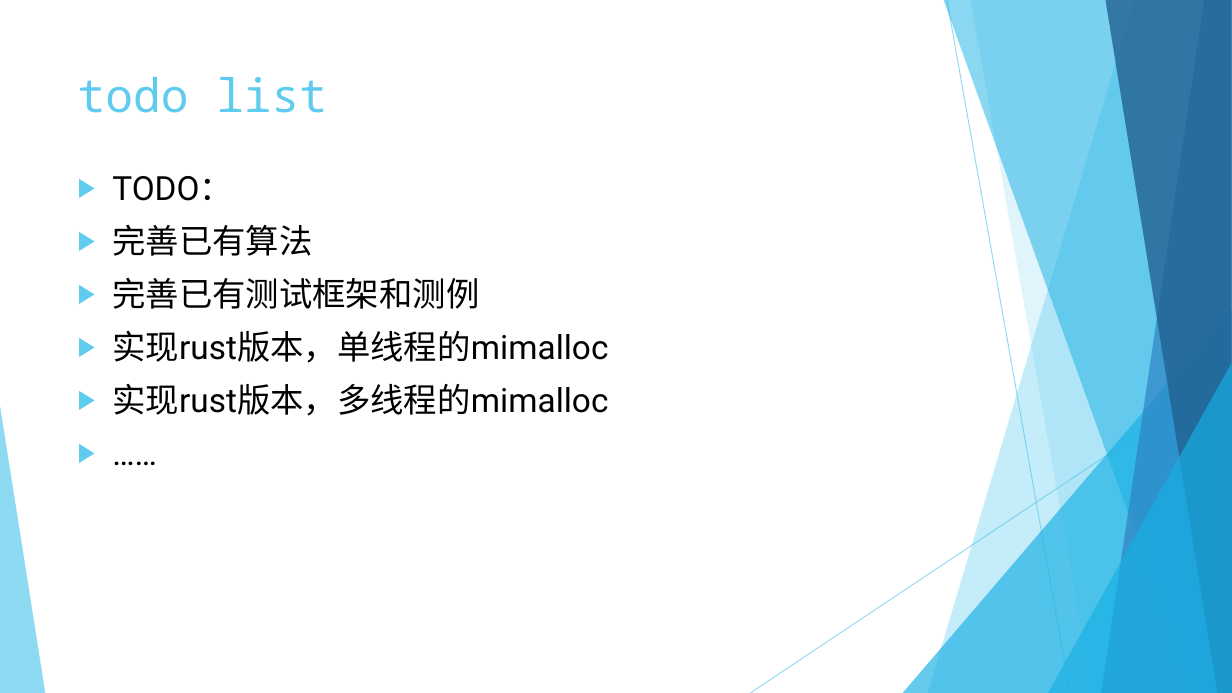
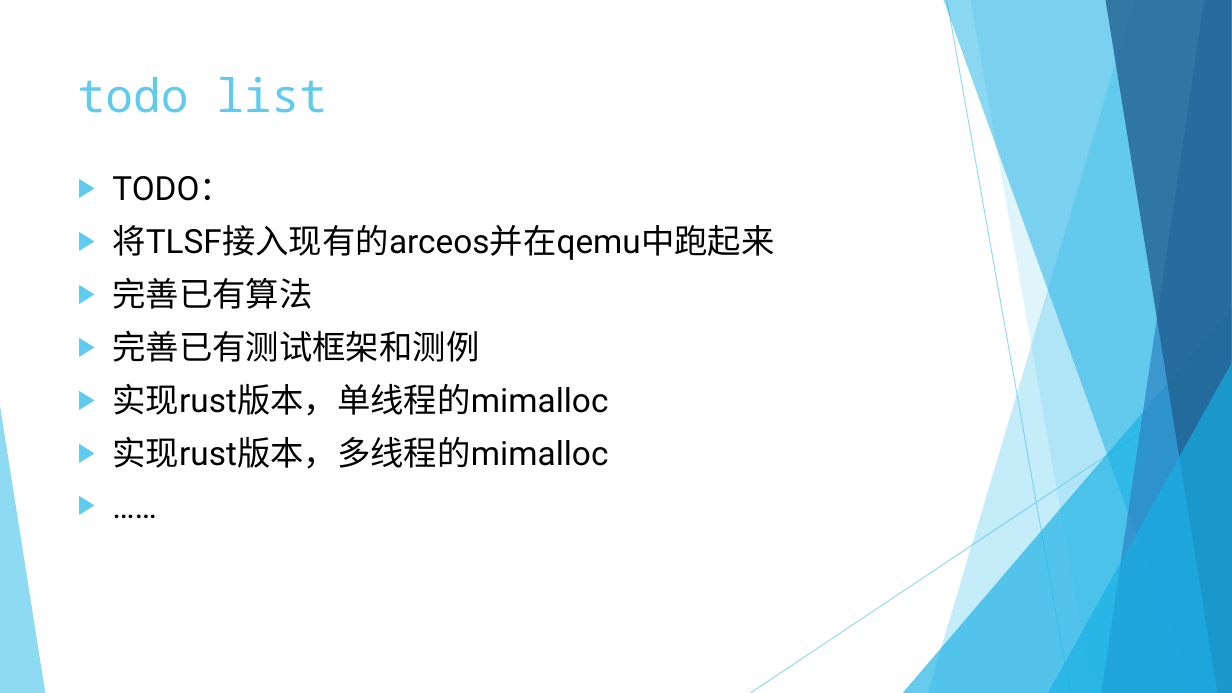
Before and after one commit to rcore-os/mem_malloc_subsystem, a slide deck: slide 16 of slides/week10~11.pptx (slide 15 before the commit). Drawn at 1232x693 pixels with LibreOffice and Linux fonts; fonts in the diff are those of the drawing. Boxes give left, top, right and bottom in pixels: in the first picture for what was removed or moved away, otherwise in the second. Text is boxed around its words. In the diff, an @@ line names an element or a change of style, - is before the commit and + after.

```diff
--- a/slides/week10~11.pptx
+++ b/slides/week10~11.pptx
@@ text at [112, 225, 774, 260]: paragraph added @@
+▶ 将TLSF接入现有的arceos并在qemu中跑起来
```
Also in this commit, not shown: 1 other slide changed, 1 slide added.
